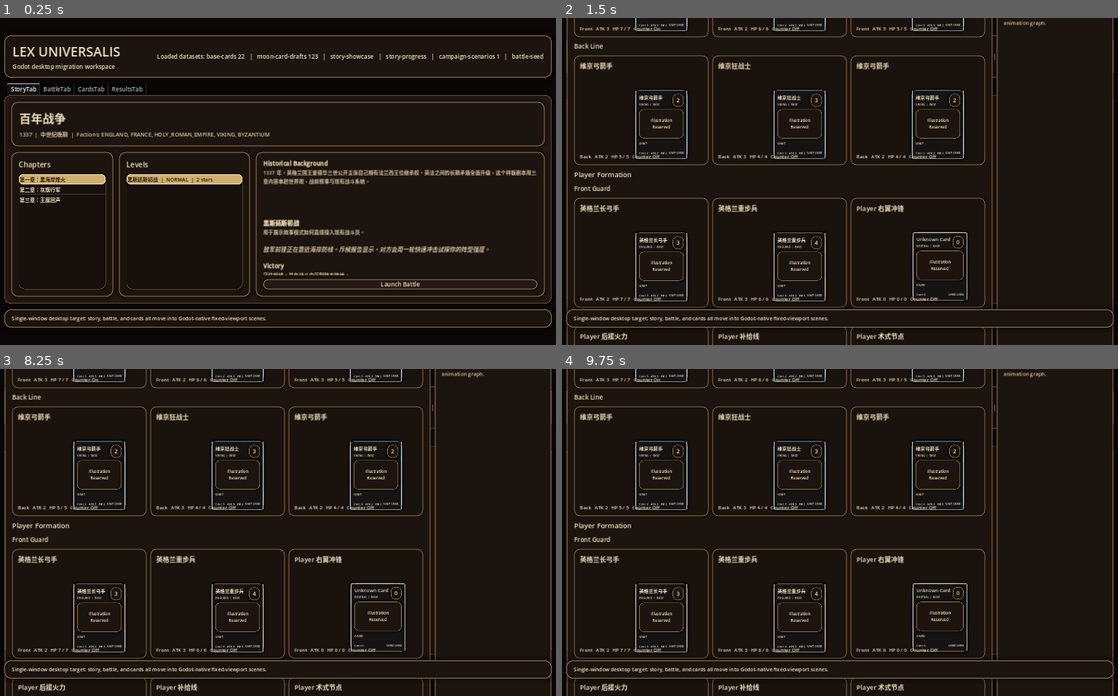
Above: before the commit, frames 1-4 (two rows, left to right).
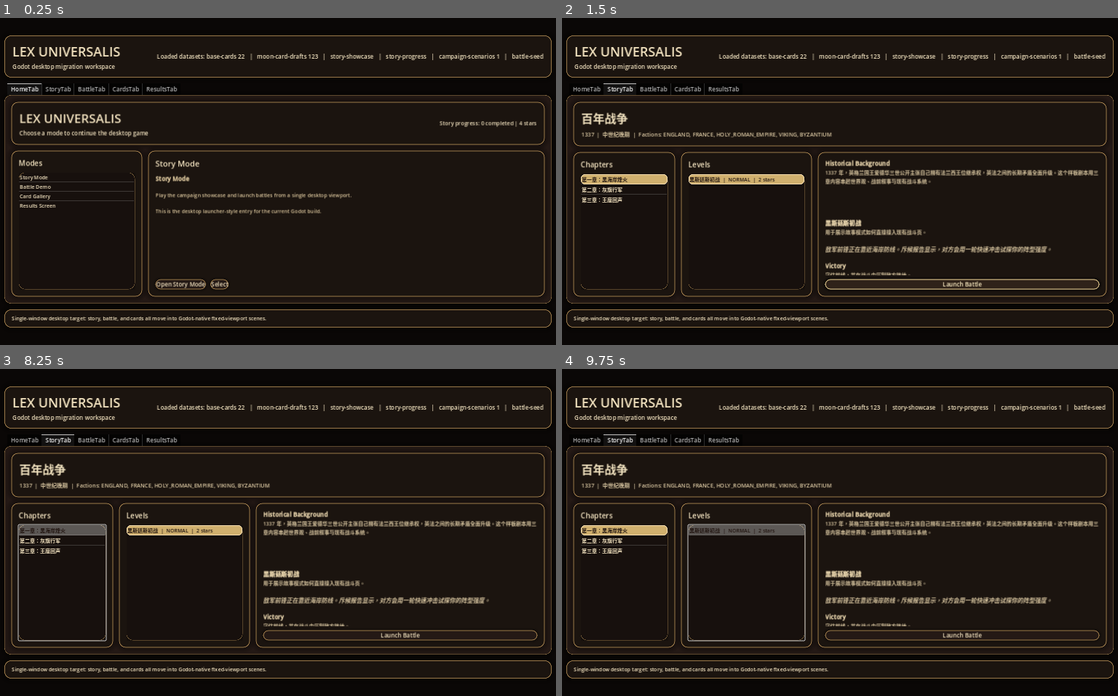
Above: after the commit, the same moments.

Repository: emptyinkpot/Lex-Universalis
Game: Godot game, scene res://scenes/Main.tscn
Two runs of this game, one before a commit and one after it. Both use one fixed random seed, a clock stepped at 60 frames per second and the inputs below.
Inputs (mouse positions are in pixels of both pictures, inside the frame that each line leads up to):
- Up to frame 1 (0.25 s): no input
- Up to frame 2 (1.5 s): click (778, 282) at 0.5 s, where only the run after the commit has a clickable "Select"; click "Launch Battle" at 1.25 s
- Up to frame 3 (8.25 s): click (400, 633) at 2 s, where only the run after the commit has a clickable "Launch Battle"; click (400, 633) at 2.75 s, where only the run after the commit has a clickable "Launch Battle"; tap Enter at 3.5, 5, 6.5 s; drag from (77, 460) to (333, 460) at 3.52 s; tap Space at 4.25, 5.75, 7.25 s; drag from (100, 476) to (250, 597) at 4.27 s; move the mouse to (216, 460) at 5.02 s; click (216, 460) at 5.17 s; drag from (239, 476) to (105, 483) at 5.77 s; drag from (355, 460) to (305, 532) at 6.52 s; drag from (378, 476) to (189, 450) at 7.27 s; move the mouse to (77, 604) at 8.02 s; click (77, 604) at 8.17 s
- Up to frame 4 (9.75 s): drag from (662, 617) to (723, 548) at 8.77 s; drag from (778, 604) to (895, 460) at 9.52 s

The runs differ from the first frame. In frame 1, 9.3% of the frame differs, in the area x 1-99%, y 20-86%; in frame 2, 17%; in frame 3, 17%; in frame 4, 17%, in the area x 0-100%, y 0-100%.

Commit message:
feat: add godot home launcher menu

Diff:
--- a/godot/scenes/Main.tscn
+++ b/godot/scenes/Main.tscn
@@ -79,6 +79,11 @@
 layout_mode = 2
 size_flags_vertical = 3
 
+[node name="HomeTab" type="Control" parent="Margin/Root/Modes"]
+layout_mode = 2
+size_flags_horizontal = 3
+size_flags_vertical = 3
+
 [node name="StoryTab" type="Control" parent="Margin/Root/Modes"]
 layout_mode = 2
 size_flags_horizontal = 3
--- /dev/null
+++ b/godot/scenes/home/HomeScene.tscn
@@ -0,0 +1,138 @@
+[gd_scene load_steps=2 format=3 uid="uid://c7i8m2b9h3q1x"]
+
+[ext_resource type="Script" path="res://scripts/home_scene.gd" id="1_p0x84"]
+
+[node name="HomeScene" type="Control"]
+layout_mode = 3
+anchors_preset = 15
+anchor_right = 1.0
+anchor_bottom = 1.0
+grow_horizontal = 2
+grow_vertical = 2
+script = ExtResource("1_p0x84")
+
+[node name="Padding" type="MarginContainer" parent="."]
+layout_mode = 1
+anchors_preset = 15
+anchor_right = 1.0
+anchor_bottom = 1.0
+grow_horizontal = 2
+grow_vertical = 2
+theme_override_constants/margin_left = 18
+theme_override_constants/margin_top = 18
+theme_override_constants/margin_right = 18
+theme_override_constants/margin_bottom = 18
+
+[node name="Root" type="VBoxContainer" parent="Padding"]
+layout_mode = 2
+theme_override_constants/separation = 16
+
+[node name="Hero" type="PanelContainer" parent="Padding/Root"]
+layout_mode = 2
+
+[node name="HeroPadding" type="MarginContainer" parent="Padding/Root/Hero"]
+layout_mode = 2
+theme_override_constants/margin_left = 20
+theme_override_constants/margin_top = 18
+theme_override_constants/margin_right = 20
+theme_override_constants/margin_bottom = 18
+
+[node name="HeroBody" type="HBoxContainer" parent="Padding/Root/Hero/HeroPadding"]
+layout_mode = 2
+theme_override_constants/separation = 18
+
+[node name="HeroText" type="VBoxContainer" parent="Padding/Root/Hero/HeroPadding/HeroBody"]
+layout_mode = 2
+size_flags_horizontal = 3
+theme_override_constants/separation = 6
+
+[node name="Title" type="Label" parent="Padding/Root/Hero/HeroPadding/HeroBody/HeroText"]
+layout_mode = 2
+text = "LEX UNIVERSALIS"
+theme_override_font_sizes/font_size = 34
+
+[node name="Subtitle" type="Label" parent="Padding/Root/Hero/HeroPadding/HeroBody/HeroText"]
+layout_mode = 2
+text = "Choose a mode to continue the desktop game"
+theme_override_font_sizes/font_size = 16
+
+[node name="HeroStats" type="Label" parent="Padding/Root/Hero/HeroPadding/HeroBody"]
+layout_mode = 2
+horizontal_alignment = 2
+size_flags_horizontal = 3
+text = "Loading..."
+theme_override_font_sizes/font_size = 15
+
+[node name="Content" type="HBoxContainer" parent="Padding/Root"]
+layout_mode = 2
+size_flags_vertical = 3
+theme_override_constants/separation = 16
+
+[node name="ModePanel" type="PanelContainer" parent="Padding/Root/Content"]
+custom_minimum_size = Vector2(360, 0)
+layout_mode = 2
+size_flags_vertical = 3
+
+[node name="ModePadding" type="MarginContainer" parent="Padding/Root/Content/ModePanel"]
+layout_mode = 2
+theme_override_constants/margin_left = 18
+theme_override_constants/margin_top = 18
+theme_override_constants/margin_right = 18
+theme_override_constants/margin_bottom = 18
+
+[node name="ModeBody" type="VBoxContainer" parent="Padding/Root/Content/ModePanel/ModePadding"]
+layout_mode = 2
+theme_override_constants/separation = 12
+
+[node name="ModeHeader" type="Label" parent="Padding/Root/Content/ModePanel/ModePadding/ModeBody"]
+layout_mode = 2
+text = "Modes"
+theme_override_font_sizes/font_size = 20
+
+[node name="ModeList" type="ItemList" parent="Padding/Root/Content/ModePanel/ModePadding/ModeBody"]
+layout_mode = 2
+size_flags_vertical = 3
+
+[node name="DetailPanel" type="PanelContainer" parent="Padding/Root/Content"]
+layout_mode = 2
+size_flags_horizontal = 3
+size_flags_vertical = 3
+
+[node name="DetailPadding" type="MarginContainer" parent="Padding/Root/Content/DetailPanel"]
+layout_mode = 2
+theme_override_constants/margin_left = 18
+theme_override_constants/margin_top = 18
+theme_override_constants/margin_right = 18
+theme_override_constants/margin_bottom = 18
+
+[node name="DetailBody" type="VBoxContainer" parent="Padding/Root/Content/DetailPanel/DetailPadding"]
+layout_mode = 2
+theme_override_constants/separation = 14
+
+[node name="DetailTitle" type="Label" parent="Padding/Root/Content/DetailPanel/DetailPadding/DetailBody"]
+layout_mode = 2
+text = "Mode Detail"
+theme_override_font_sizes/font_size = 22
+
+[node name="DetailText" type="RichTextLabel" parent="Padding/Root/Content/DetailPanel/DetailPadding/DetailBody"]
+layout_mode = 2
+size_flags_vertical = 3
+bbcode_enabled = true
+fit_content = false
+scroll_active = false
+
+[node name="ActionRow" type="HBoxContainer" parent="Padding/Root/Content/DetailPanel/DetailPadding/DetailBody"]
+layout_mode = 2
+theme_override_constants/separation = 12
+
+[node name="LaunchButton" type="Button" parent="Padding/Root/Content/DetailPanel/DetailPadding/DetailBody/ActionRow"]
+layout_mode = 2
+text = "Launch"
+
+[node name="SecondaryButton" type="Button" parent="Padding/Root/Content/DetailPanel/DetailPadding/DetailBody/ActionRow"]
+layout_mode = 2
+text = "Open"
+
+[connection signal="item_selected" from="Padding/Root/Content/ModePanel/ModePadding/ModeBody/ModeList" to="." method="_on_mode_selected"]
+[connection signal="pressed" from="Padding/Root/Content/DetailPanel/DetailPadding/DetailBody/ActionRow/LaunchButton" to="." method="_on_launch_pressed"]
+[connection signal="pressed" from="Padding/Root/Content/DetailPanel/DetailPadding/DetailBody/ActionRow/SecondaryButton" to="." method="_on_secondary_pressed"]
--- /dev/null
+++ b/godot/scripts/home_scene.gd
@@ -0,0 +1,76 @@
+extends Control
+
+signal open_page(page_id: String)
+
+@onready var hero_stats: Label = get_node("Padding/Root/Hero/HeroPadding/HeroBody/HeroStats")
+@onready var mode_list: ItemList = get_node("Padding/Root/Content/ModePanel/ModePadding/ModeBody/ModeList")
+@onready var detail_title: Label = get_node("Padding/Root/Content/DetailPanel/DetailPadding/DetailBody/DetailTitle")
+@onready var detail_text: RichTextLabel = get_node("Padding/Root/Content/DetailPanel/DetailPadding/DetailBody/DetailText")
+@onready var launch_button: Button = get_node("Padding/Root/Content/DetailPanel/DetailPadding/DetailBody/ActionRow/LaunchButton")
+@onready var secondary_button: Button = get_node("Padding/Root/Content/DetailPanel/DetailPadding/DetailBody/ActionRow/SecondaryButton")
+
+var data_loader: RefCounted
+var story_progress: Dictionary = {}
+var selected_mode_id := "story"
+var mode_entries := [
+	{
+		"id": "story",
+		"title": "Story Mode",
+		"summary": "Play the campaign showcase and launch battles from a single desktop viewport.",
+		"action": "Open Story Mode",
+	},
+	{
+		"id": "battle",
+		"title": "Battle Demo",
+		"summary": "Jump straight into the mirrored battlefield and test combat flow.",
+		"action": "Open Battle Scene",
+	},
+	{
+		"id": "cards",
+		"title": "Card Gallery",
+		"summary": "Browse the card library, inspect card frames, and review the harvested Moon archive cards.",
+		"action": "Open Card Gallery",
+	},
+	{
+		"id": "results",
+		"title": "Results Screen",
+		"summary": "Inspect battle rewards, stars, and story progress feedback.",
+		"action": "Open Result View",
+	},
+]
+
+func _ready() -> void:
+	data_loader = preload("res://scripts/data_loader.gd").new()
+	refresh_home()
+	_populate_modes()
+	_select_mode(0)
+
+func refresh_home() -> void:
+	story_progress = data_loader.load_story_progress()
+	var completed_levels: Array = story_progress.get("completed_levels", [])
+	var total_stars := int(story_progress.get("totalStars", 0))
+	hero_stats.text = "Story progress: %s completed | %s stars" % [str(completed_levels.size()), str(total_stars)]
+
+func _populate_modes() -> void:
+	mode_list.clear()
+	for entry in mode_entries:
+		mode_list.add_item(str(entry.get("title", "Mode")))
+
+func _select_mode(index: int) -> void:
+	if index < 0 or index >= mode_entries.size():
+		return
+	var entry: Dictionary = mode_entries[index]
+	selected_mode_id = str(entry.get("id", "story"))
+	detail_title.text = str(entry.get("title", "Mode"))
+	detail_text.text = "[b]%s[/b]\n\n%s\n\nThis is the desktop launcher-style entry for the current Godot build." % [str(entry.get("title", "Mode")), str(entry.get("summary", ""))]
+	launch_button.text = str(entry.get("action", "Launch"))
+	secondary_button.text = "Select"
+
+func _on_mode_selected(index: int) -> void:
+	_select_mode(index)
+
+func _on_launch_pressed() -> void:
+	open_page.emit(selected_mode_id)
+
+func _on_secondary_pressed() -> void:
+	open_page.emit(selected_mode_id)
--- a/godot/scripts/main.gd
+++ b/godot/scripts/main.gd
@@ -4,11 +4,13 @@
 const BATTLE_SCENE := preload("res://scenes/battle/BattleScene.tscn")
 const CARD_SCENE := preload("res://scenes/cards/CardGalleryScene.tscn")
 const RESULT_SCENE := preload("res://scenes/results/BattleResultScene.tscn")
+const HOME_SCENE := preload("res://scenes/home/HomeScene.tscn")
 const DATA_LOADER = preload("res://scripts/data_loader.gd")
 
 @onready var top_stats: Label = get_node("Margin/Root/TopBar/TopBarPadding/TopBarRow/TopStats")
 @onready var tab_container: TabContainer = get_node("Margin/Root/Modes")
 var data_loader: RefCounted
+var home_view: Control
 var story_view: Control
 var battle_view: Control
 var card_view: Control
@@ -21,10 +23,13 @@
 	theme = ui_theme
 	top_stats.add_theme_color_override("font_color", Color("f1e2bf"))
 	_render_stats()
+	home_view = _mount_scene("HomeTab", HOME_SCENE)
 	story_view = _mount_scene("StoryTab", STORY_SCENE)
 	battle_view = _mount_scene("BattleTab", BATTLE_SCENE)
 	card_view = _mount_scene("CardsTab", CARD_SCENE)
 	result_view = _mount_scene("ResultsTab", RESULT_SCENE)
+	if home_view.has_signal("open_page"):
+		home_view.open_page.connect(_on_home_open_page)
 	if story_view.has_signal("launch_level"):
 		story_view.launch_level.connect(_on_story_launch_level)
 	if battle_view.has_signal("battle_finished"):
@@ -70,9 +75,22 @@
 		result_view.setup_result(result_data)
 
 func _on_return_to_story() -> void:
-	tab_container.current_tab = 0
+	tab_container.current_tab = 1
 	if story_view.has_method("refresh_progress"):
 		story_view.refresh_progress()
+
+func _on_home_open_page(page_id: String) -> void:
+	match page_id:
+		"story":
+			tab_container.current_tab = 1
+		"battle":
+			tab_container.current_tab = 2
+		"cards":
+			tab_container.current_tab = 3
+		"results":
+			tab_container.current_tab = 4
+		_:
+			tab_container.current_tab = 0
 
 func _build_desktop_theme() -> Theme:
 	var theme := Theme.new()
Not shown, added: godot/scripts/home_scene.gd.uid
